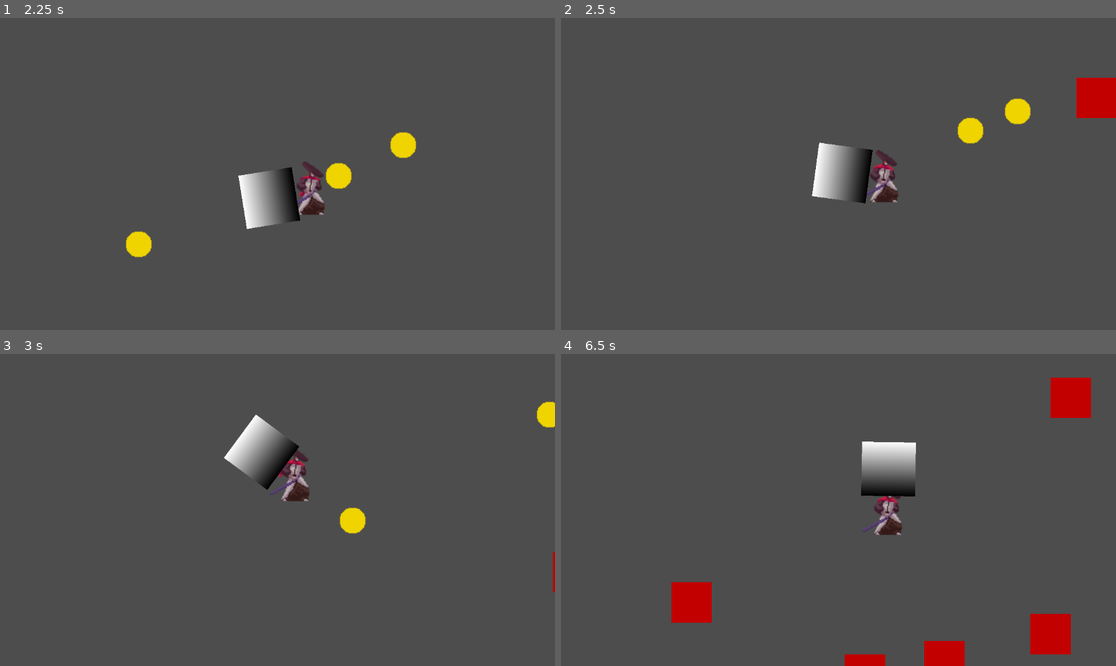
Above: before the commit, frames 1-4 (two rows, left to right).
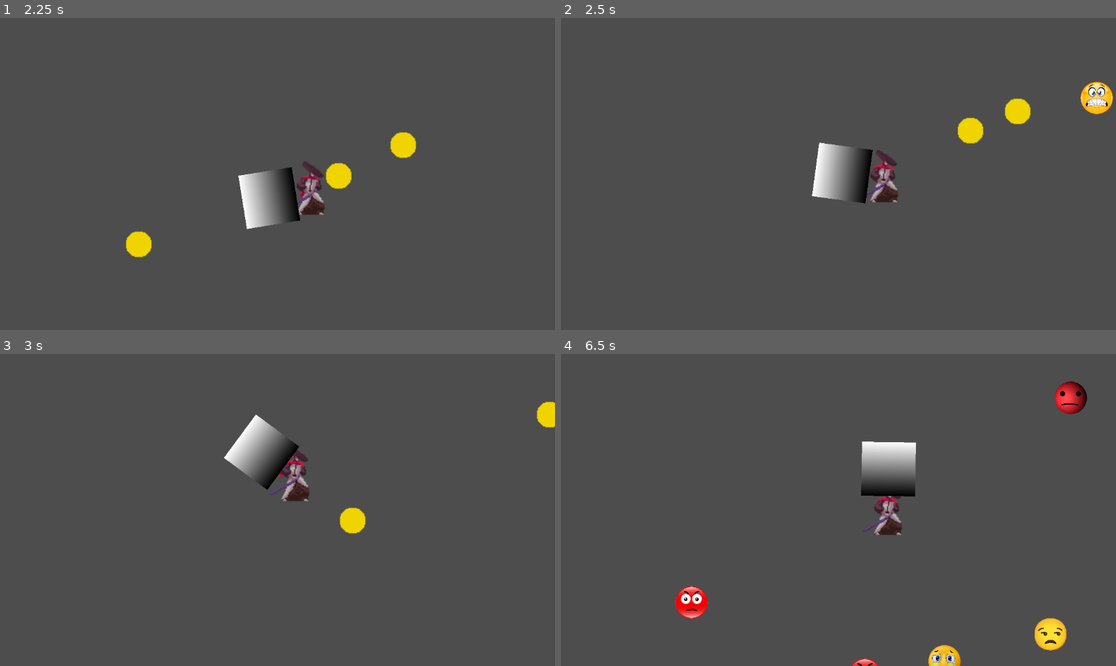
Above: after the commit, the same moments.

Repository: NemoDacremont/vampire_le_survivant
Game: Godot game, scene res://src/maps/first_map/map.tscn
Two runs of this game, one before a commit and one after it. Both use one fixed random seed, a clock stepped at 60 frames per second and the inputs below. The project has no main scene, so this scene is started directly.
Inputs:
- Up to frame 1 (2.25 s): hold D (move_right) 0.53-1.28 s; tap K (fireball) at 0.6, 1.35, 2.1 s; hold S (move_down) 1.28-2.03 s; hold D (move_right) from 2.03 s (still down)
- Up to frame 2 (2.5 s): keep holding D (move_right)
- Up to frame 3 (3 s): release D (move_right) at 2.78 s; hold W (move_up) from 2.78 s (still down); tap K (fireball) at 2.85 s
- Up to frame 4 (6.5 s): release W (move_up) at 3.53 s; hold A (move_left) 3.53-5.03 s; tap K (fireball) every 0.75 s from 3.6 to 5.85 s; hold S (move_down) 5.03-5.78 s; hold D (move_right) from 5.78 s (still down)

Frame 1 is identical in both runs. In frame 2, 0.9% of the frame differs, in the area x 92-100%, y 19-33%; in frame 3, less than 0.1%; in frame 4, 3.7%, in the area x 19-96%, y 7-100%.

Commit message:
enemies sprites and little enemy

Diff:
--- a/src/enemies/enemy.gd
+++ b/src/enemies/enemy.gd
@@ -9,6 +9,8 @@
 
 const ENEMY_DEFAULT_VELOCITY: float = 2 * 48;
 var _movement_direction: Vector2
+@onready var _sprite: Sprite2D = $Sprite
+
 # var _velocity: Vector2
 
 
--- /dev/null
+++ b/src/enemies/little_enemy.gd
@@ -0,0 +1,10 @@
+extends Enemy
+
+var SPRITE_MAX_NUMBER: int = 8
+
+func init(target: Node2D) -> void:
+	super(target)
+	$Sprite.frame = randi() % SPRITE_MAX_NUMBER
+
+func _on_health_component_death():
+	queue_free()
--- a/src/enemies/little_enemy.tscn
+++ b/src/enemies/little_enemy.tscn
@@ -1,5 +1,14 @@
-[gd_scene load_steps=2 format=3 uid="uid://dxdysqo40t3gr"]
+[gd_scene load_steps=4 format=3 uid="uid://dxdysqo40t3gr"]
 
 [ext_resource type="PackedScene" uid="uid://5vu2n6l6ynqc" path="res://src/enemies/enemy.tscn" id="1_1u1sn"]
+[ext_resource type="Texture2D" uid="uid://bgibqr3jdo56h" path="res://assets/Enemies/Sprites/enemy_sprites.png" id="2_bixug"]
+[ext_resource type="Script" path="res://src/enemies/little_enemy.gd" id="2_r8qxa"]
 
 [node name="Enemy" instance=ExtResource("1_1u1sn")]
+script = ExtResource("2_r8qxa")
+
+[node name="Sprite" parent="." index="0"]
+scale = Vector2(0.15, 0.15)
+texture = ExtResource("2_bixug")
+hframes = 8
+vframes = 2
--- a/src/maps/first_map/map.gd
+++ b/src/maps/first_map/map.gd
@@ -4,6 +4,7 @@
 
 @onready var _Player = load("res://src/player/player.tscn")
 @onready var _Enemy = load("res://src/enemies/enemy.tscn")
+@onready var _Little_Enemy = load("res://src/enemies/little_enemy.tscn")
 
 var _Enemies: Array[Resource]
 var _player: Node2D
@@ -14,6 +15,7 @@
 func _ready() -> void:
 	Context.set_context(self)
 	_Enemies.append(_Enemy)
+	_Enemies.append(_Little_Enemy)
 
 	_player = _Player.instantiate()
 	add_child(_player)
@@ -50,10 +52,8 @@
 
 	$Enemies.add_child(enemy)
 
-
-
 func randomEnemy() -> int:
-	return 0
+	return 1
 
 
 func get_nearest_enemy(pos: Vector2) -> Vector2:
Binary file removed: assets/Enemies/Alive/enemy_sprite_alive_1.png
Binary file added: assets/Enemies/Sprites/enemy_sprites.png
Not shown, changed: assets/Enemies/Sprites/enemy_sprites.png.import
